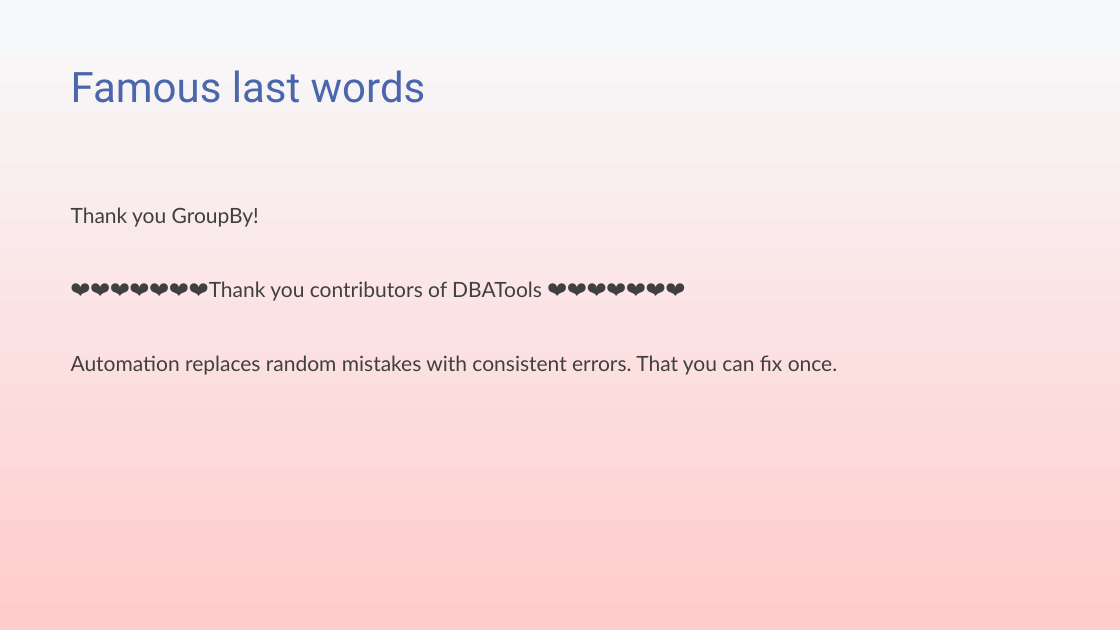
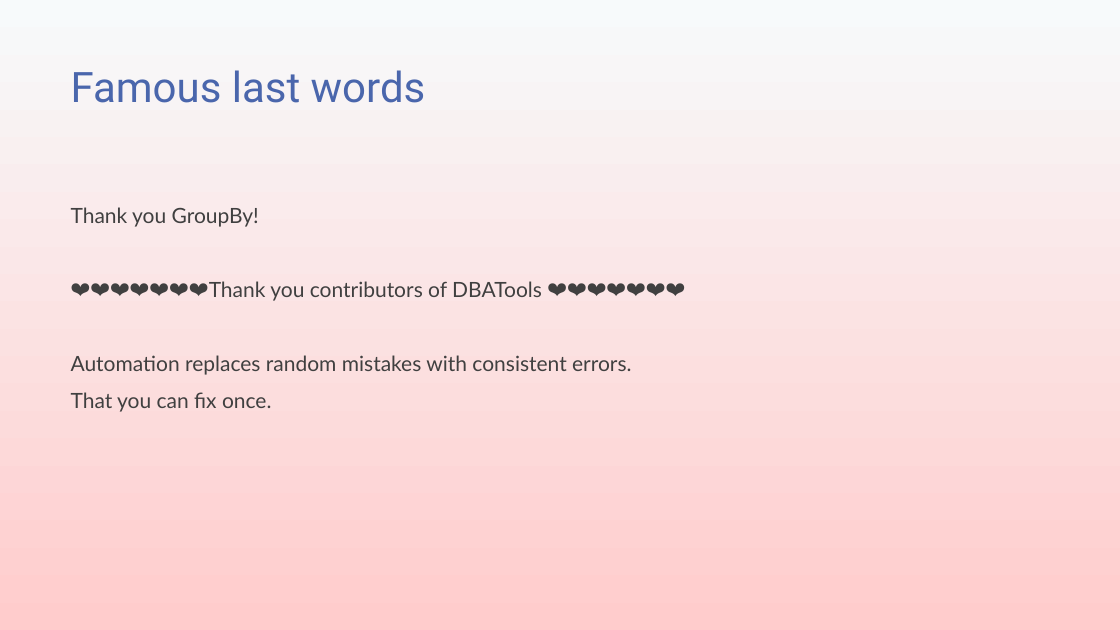
Before and after one commit to transmokopter/Presentations, a slide deck: slide 14 of ILoveDBATools/ILoveDBATools.pptx. Drawn at 1120x630 pixels with LibreOffice and Linux fonts; fonts in the diff are those of the drawing; background and template pictures are left out. Boxes give left, top, right and bottom in pixels: in the first picture for what was removed or moved away, otherwise in the second. Text is boxed around its words. In the diff, an @@ line names an element or a change of style, - is before the commit and + after.

```diff
--- a/ILoveDBATools/ILoveDBATools.pptx
+++ b/ILoveDBATools/ILoveDBATools.pptx
@@ text at (71, 355, 631, 412): text changed @@
-Automation replaces random mistakes with consistent errors. That you can fix once.
+Automation replaces random mistakes with consistent errors.
+That you can fix once.
```
Also in this commit, not shown: 5 other files.
